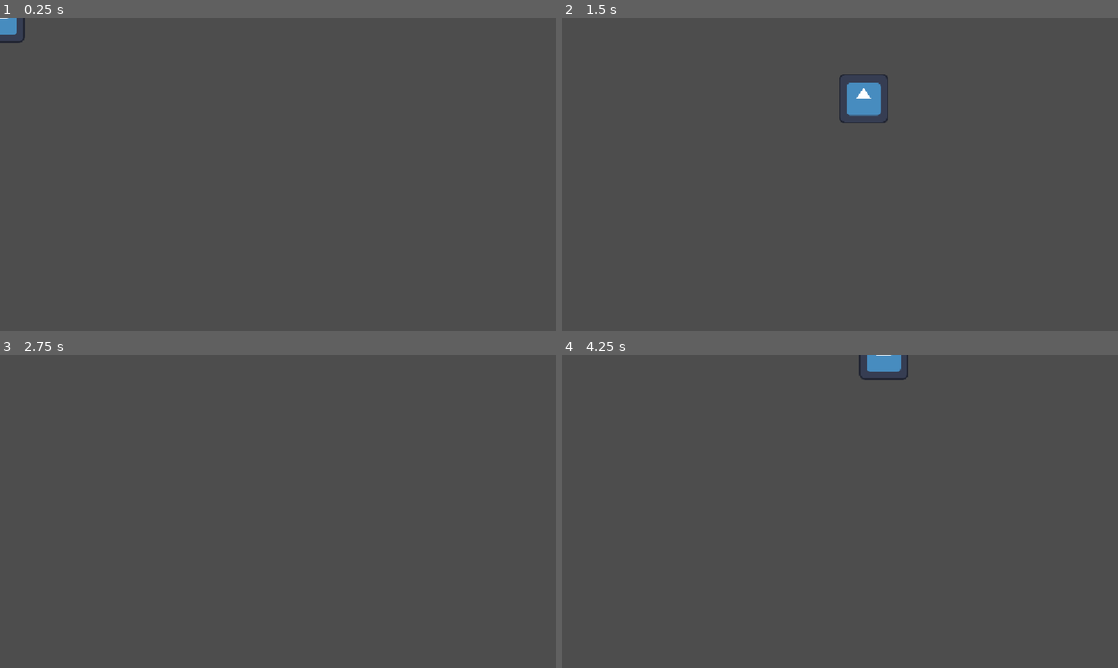
Above: before the commit, frames 1-4 (two rows, left to right).
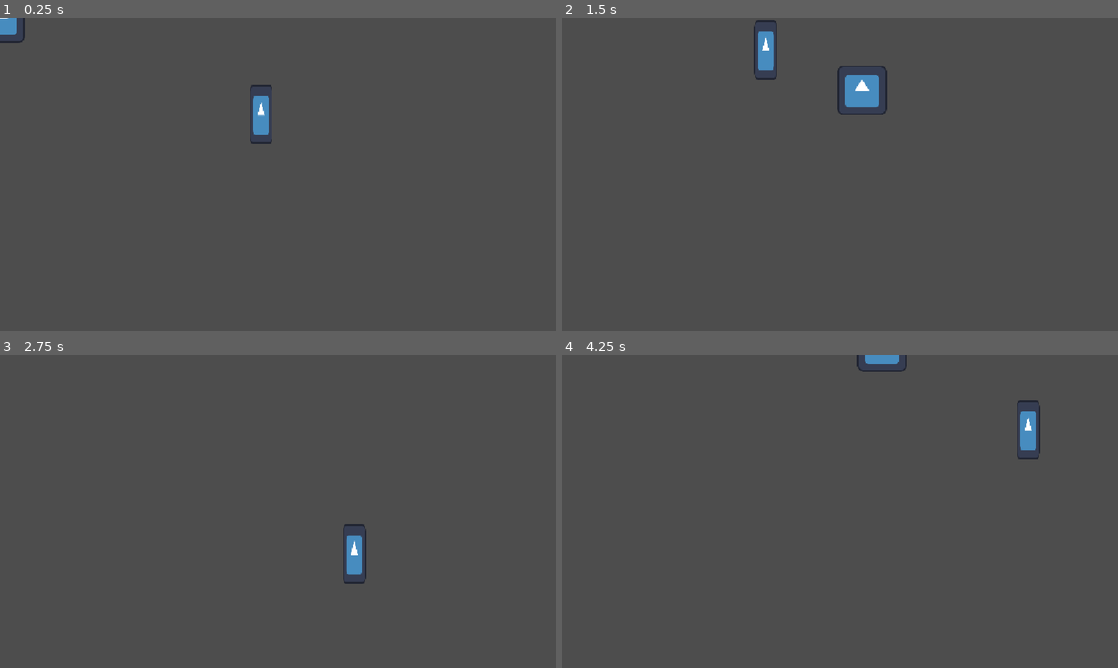
Above: after the commit, the same moments.

Repository: KxtR-27/CS414_SaveTheIdiot
Game: Godot game, scene res://main.tscn
Two runs of this game, one before a commit and one after it. Both use one fixed random seed, a clock stepped at 60 frames per second and the inputs below. The engine's default icon, where the game draws it, is replaced by a stand-in: a white triangle on a blue panel in a dark square.
Inputs:
- Up to frame 1 (0.25 s): no input
- Up to frame 2 (1.5 s): hold D (right) 0.53-1.28 s; tap Q (ability1) at 0.6 s; hold S (down) from 1.28 s (still down); tap E (ability2) at 1.35 s
- Up to frame 3 (2.75 s): release S (down) at 2.03 s; hold D (right) from 2.03 s (still down); tap Q (ability1) at 2.1 s
- Up to frame 4 (4.25 s): release D (right) at 2.78 s; hold W (up) 2.78-3.53 s; tap E (ability2) at 2.85 s; hold A (left) from 3.53 s (still down); tap Q (ability1) at 3.6 s

The runs differ from the first frame. In frame 1, 0.4% of the frame differs, in the area x 45-49%, y 21-41%; in frame 2, 1.2%, in the area x 34-59%, y 0-34%; in frame 3, 0.5%; in frame 4, 0.8%.

Commit message:
Create basic chaser enemy

Diff:
--- /dev/null
+++ b/godot/base_enemy.gd
@@ -0,0 +1,14 @@
+extends CharacterBody2D
+
+@export var target : CharacterBody2D
+
+func _process(delta: float) -> void:
+	if (target):
+		move_towards_target(delta)
+		pass
+	pass
+
+func move_towards_target(delta: float) -> void:
+	var target_pos : Vector2 = target.position
+	var dir_to_target : Vector2 = target_pos - self.position
+	self.position += dir_to_target * delta
--- /dev/null
+++ b/godot/base_enemy.tscn
@@ -0,0 +1,20 @@
+[gd_scene format=3 uid="uid://d1ks7xuvlpa75"]
+
+[ext_resource type="Script" uid="uid://bw1quqx726ye3" path="res://base_enemy.gd" id="1_72wxb"]
+[ext_resource type="Texture2D" uid="uid://mm4p6mieif4v" path="res://icon.svg" id="2_nxij1"]
+
+[sub_resource type="RectangleShape2D" id="RectangleShape2D_8vink"]
+size = Vector2(48, 128)
+
+[node name="BaseEnemy" type="CharacterBody2D" unique_id=1599695685]
+scale = Vector2(0.9599999, 0.9599999)
+script = ExtResource("1_72wxb")
+
+[node name="Sprite2D" type="Sprite2D" parent="." unique_id=703301080]
+position = Vector2(1, 0)
+scale = Vector2(0.3828125, 1)
+texture = ExtResource("2_nxij1")
+
+[node name="CollisionShape2D" type="CollisionShape2D" parent="." unique_id=2032780794]
+position = Vector2(1, 0)
+shape = SubResource("RectangleShape2D_8vink")
--- a/godot/main.tscn
+++ b/godot/main.tscn
@@ -2,6 +2,7 @@
 
 [ext_resource type="Script" uid="uid://kk8m7xmlonb5" path="res://player_character.gd" id="1_0xm2m"]
 [ext_resource type="Texture2D" uid="uid://mm4p6mieif4v" path="res://icon.svg" id="2_h2yge"]
+[ext_resource type="PackedScene" uid="uid://d1ks7xuvlpa75" path="res://base_enemy.tscn" id="3_h2yge"]
 
 [sub_resource type="CircleShape2D" id="CircleShape2D_llgru"]
 radius = 50.0
@@ -24,5 +25,9 @@
 [node name="Ability2Cooldown" type="Timer" parent="PlayerCharacter" unique_id=1410557548]
 one_shot = true
 
+[node name="BaseEnemy" parent="." unique_id=1599695685 node_paths=PackedStringArray("target") instance=ExtResource("3_h2yge")]
+position = Vector2(695, 257)
+target = NodePath("../PlayerCharacter")
+
 [connection signal="timeout" from="PlayerCharacter/Ability1Cooldown" to="PlayerCharacter" method="_on_ability_1_cooldown_timeout"]
 [connection signal="timeout" from="PlayerCharacter/Ability2Cooldown" to="PlayerCharacter" method="_on_ability_2_cooldown_timeout"]
Not shown, added: godot/base_enemy.gd.uid
